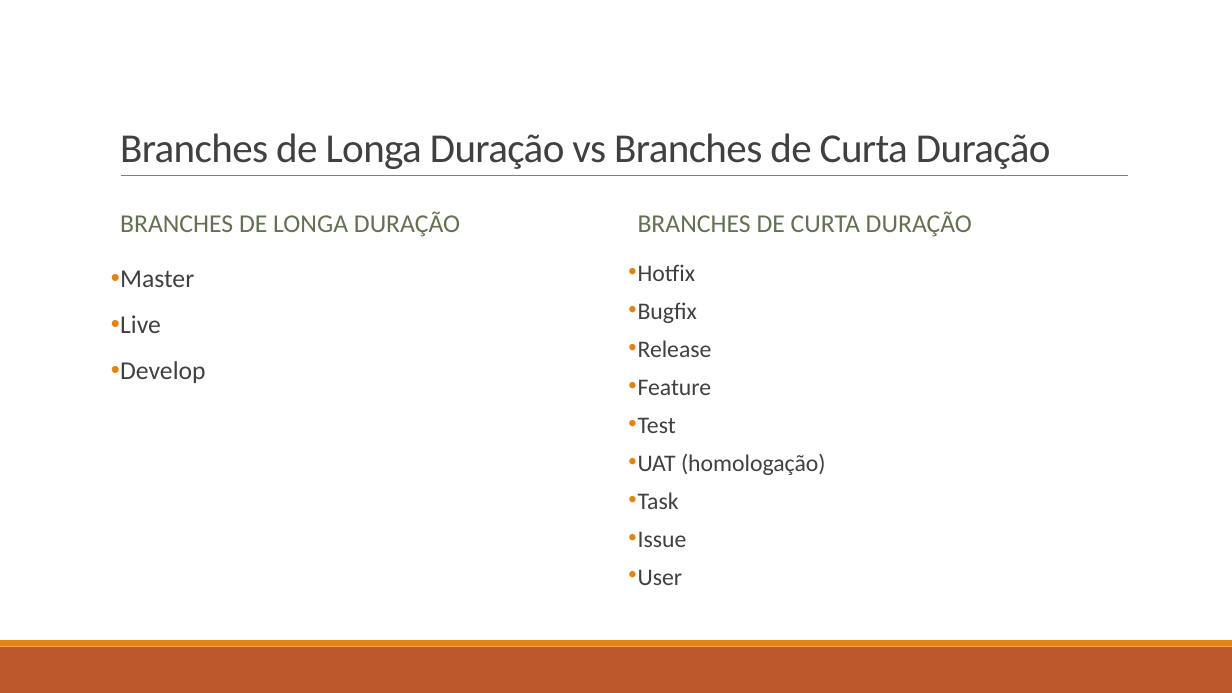
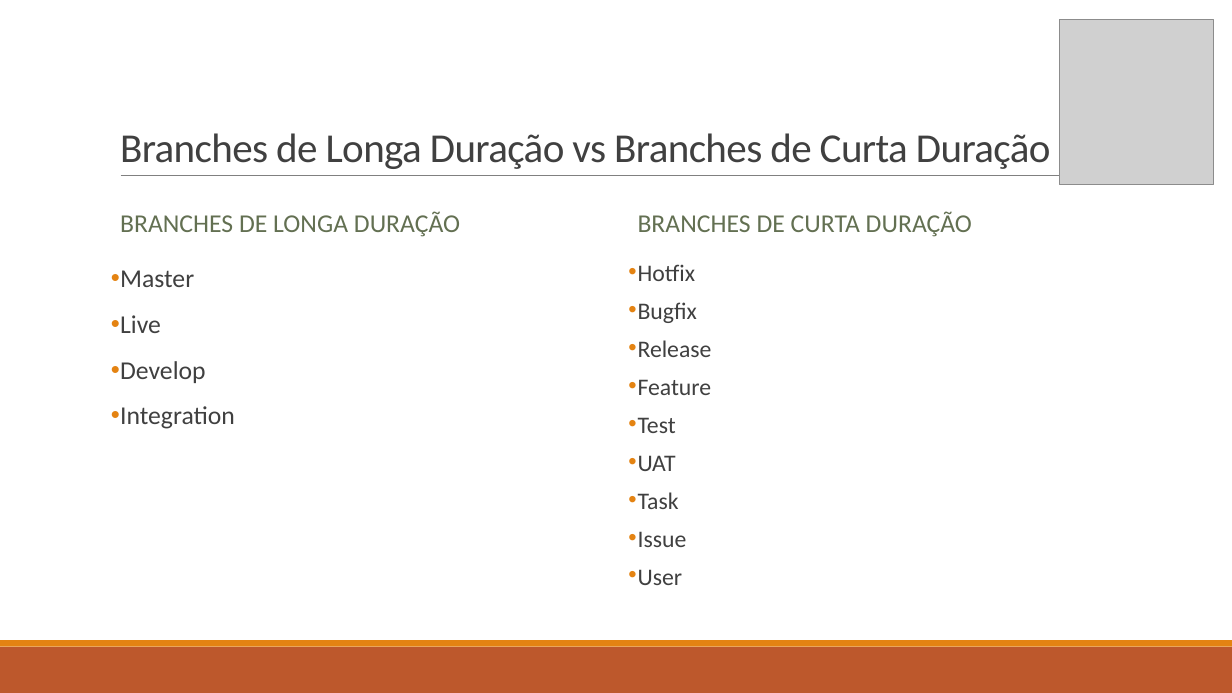
Before and after one commit to ekson73/Docs, a slide deck: slide 53 of Projeto VEK - GIT 4 VEK.pptx (slide 56 before the commit). Drawn at 1232x693 pixels with LibreOffice and Linux fonts; fonts in the diff are those of the drawing; grey boxes stand for pictures. Boxes give left, top, right and bottom in pixels: in the first picture for what was removed or moved away, otherwise in the second. Text is boxed around its words. In the diff, an @@ line names an element or a change of style, - is before the commit and + after.

```diff
--- a/Projeto VEK - GIT 4 VEK.pptx
+++ b/Projeto VEK - GIT 4 VEK.pptx
@@ picture added at [1059,19,1214,184] @@
@@ text at [120,406,235,429]: paragraph added @@
+• Integration
@@ text at [638,455,676,471]: text changed @@
-• UAT (homologação)
+• UAT
```
Also in this commit, not shown: 15 other slides changed, 24 slides added, 2 slides removed, 2 other files.
